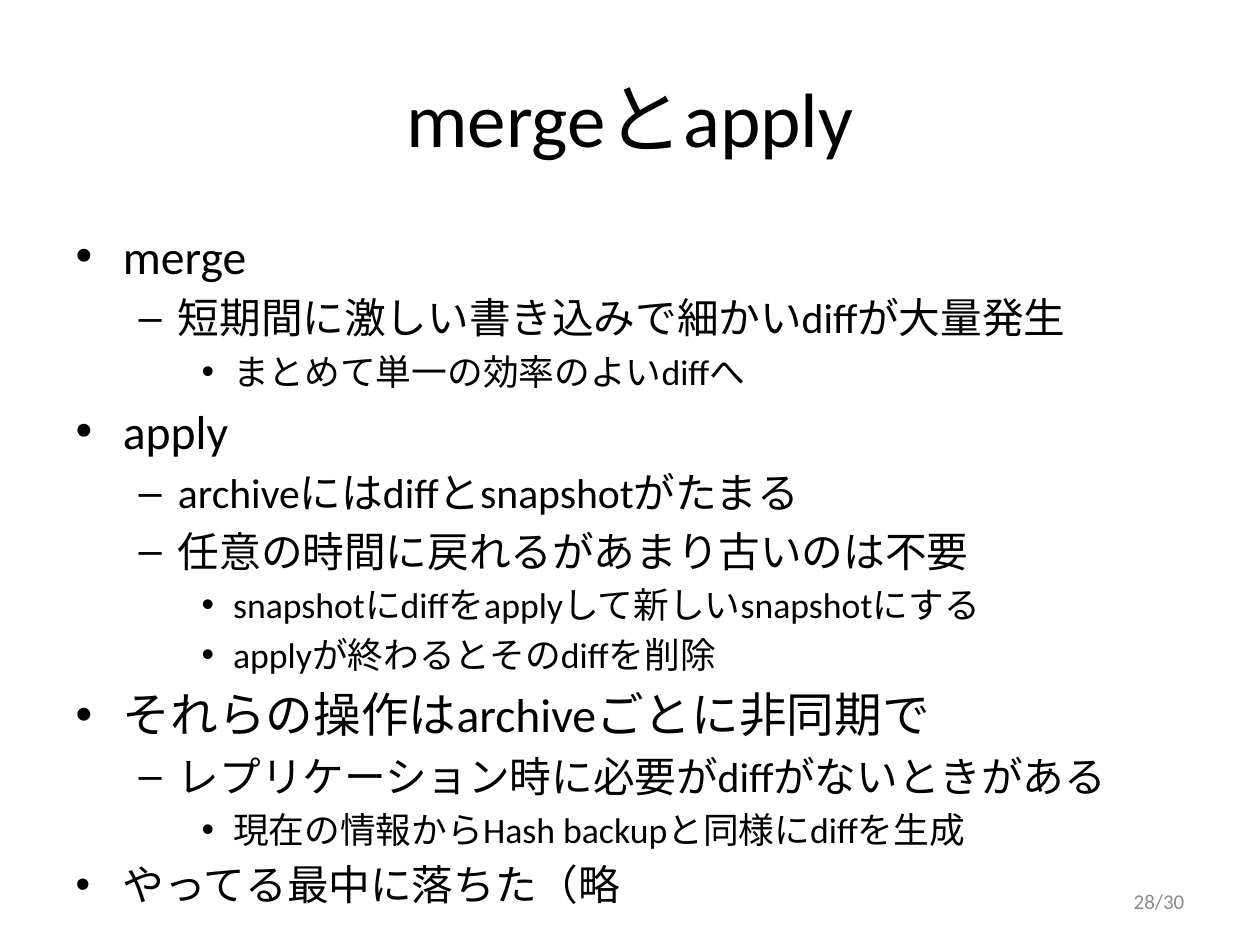
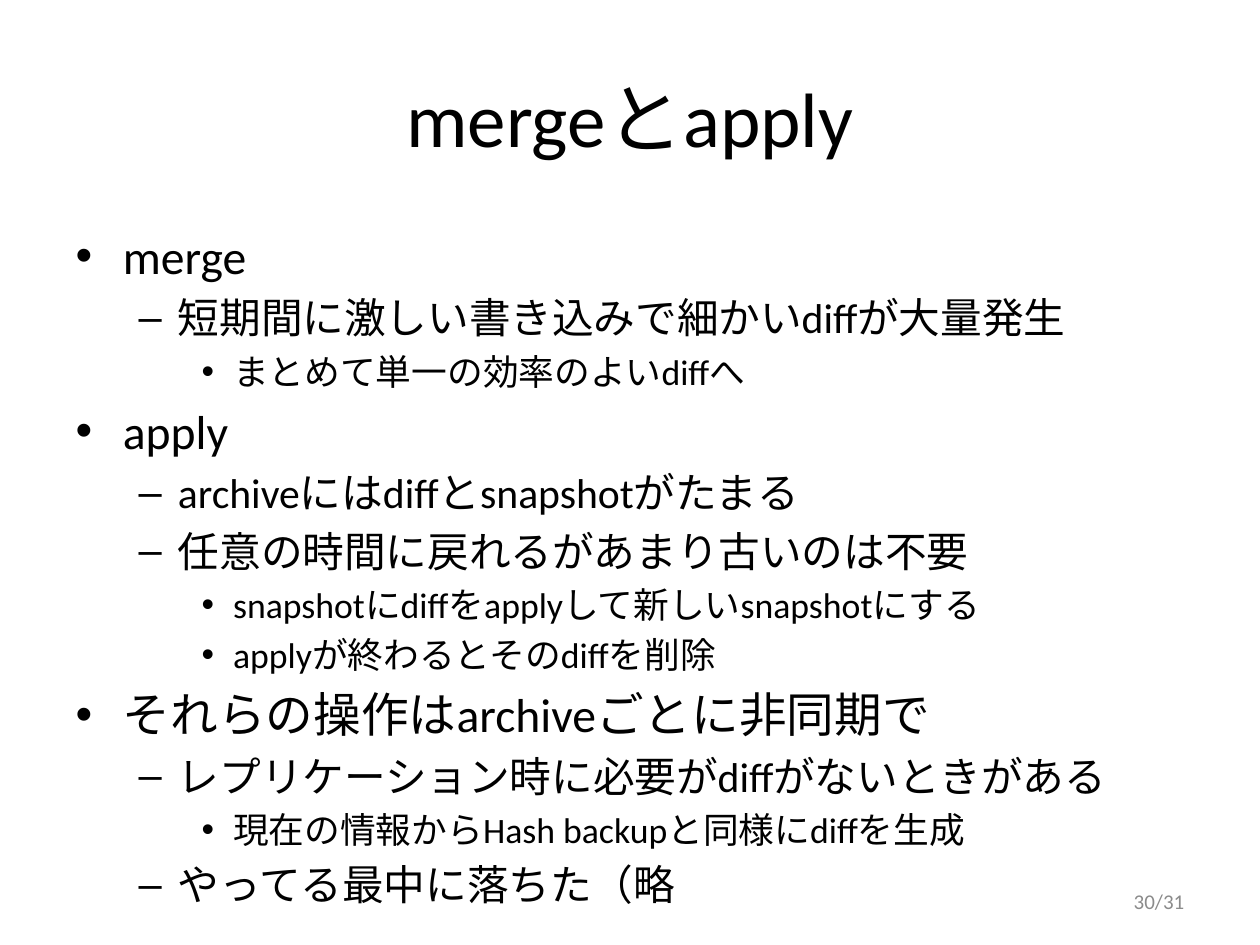
Before and after one commit to walb-linux/walb-tools, a slide deck: slide 30 of doc/walb-is-hard.pptx (slide 28 before the commit). Drawn at 1260x945 pixels with LibreOffice and Linux fonts; fonts in the diff are those of the drawing. Boxes give left, top, right and bottom in pixels: in the first picture for what was removed or moved away, otherwise in the second. Text is boxed around its words. In the diff, an @@ line names an element or a change of style, - is before the commit and + after.

```diff
--- a/doc/walb-is-hard.pptx
+++ b/doc/walb-is-hard.pptx
@@ text at [178,864,675,904]: bullet • to – @@
@@ page number at [1134,894,1185,910]: text changed @@
-28/30
+30/31
```
Also in this commit, not shown: 10 other slides changed, 1 slide added.
